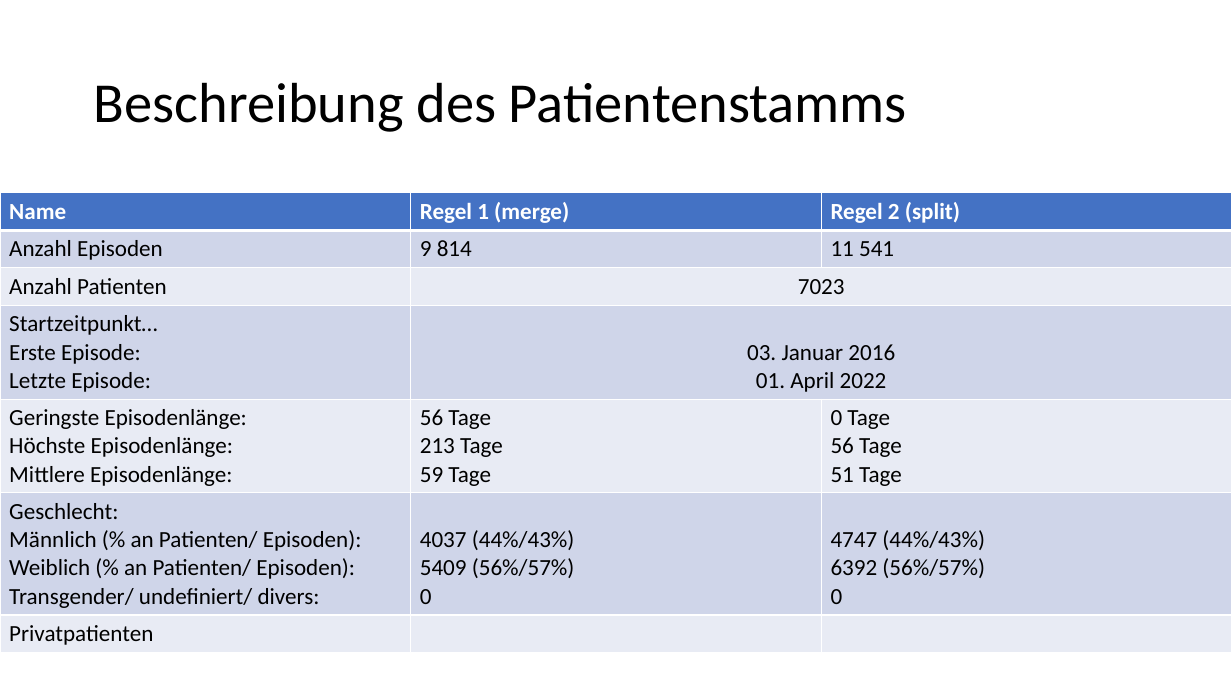
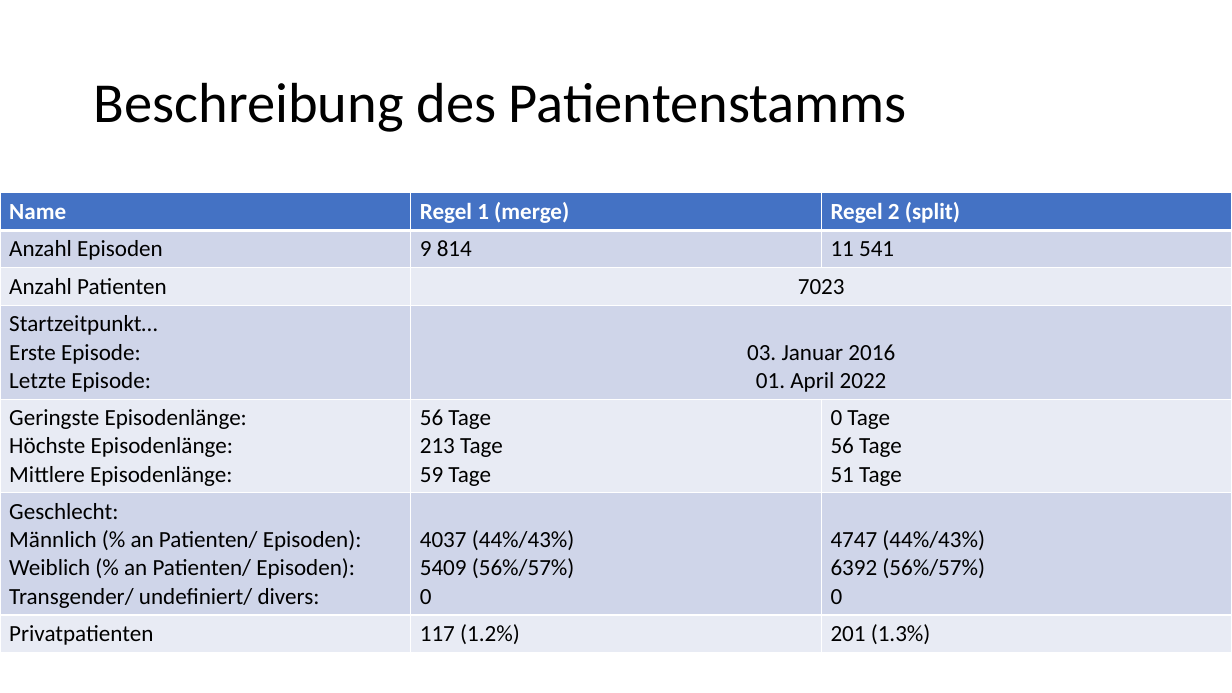
Before and after one commit to rapkroes/Code_UKSH_Husten, a slide deck: slide 6 of presentation Steinhaeuser 20_12_23.pptx. Drawn at 1232x693 pixels with LibreOffice and Linux fonts; fonts in the diff are those of the drawing. Boxes give left, top, right and bottom in pixels: in the first picture for what was removed or moved away, otherwise in the second. Text is boxed around its words. In the diff, an @@ line names an element or a change of style, - is before the commit and + after.

```diff
--- a/presentation Steinhaeuser 20_12_23.pptx
+++ b/presentation Steinhaeuser 20_12_23.pptx
@@ table at (0, 193, 1231, 649) @@
-row 7, column 2: 
+row 7, column 2: 117 (1.2%)
-row 7, column 3: 
+row 7, column 3: 201 (1.3%)
```
Also in this commit, not shown: 1 other slide changed, 2 other files.
